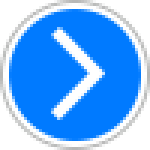
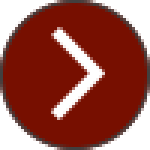
Layers edited between the first and the second 150 × 150 image:
painted on "Border" over (0, 0, 150, 150)
painted on "Background" over (0, 0, 150, 150)
